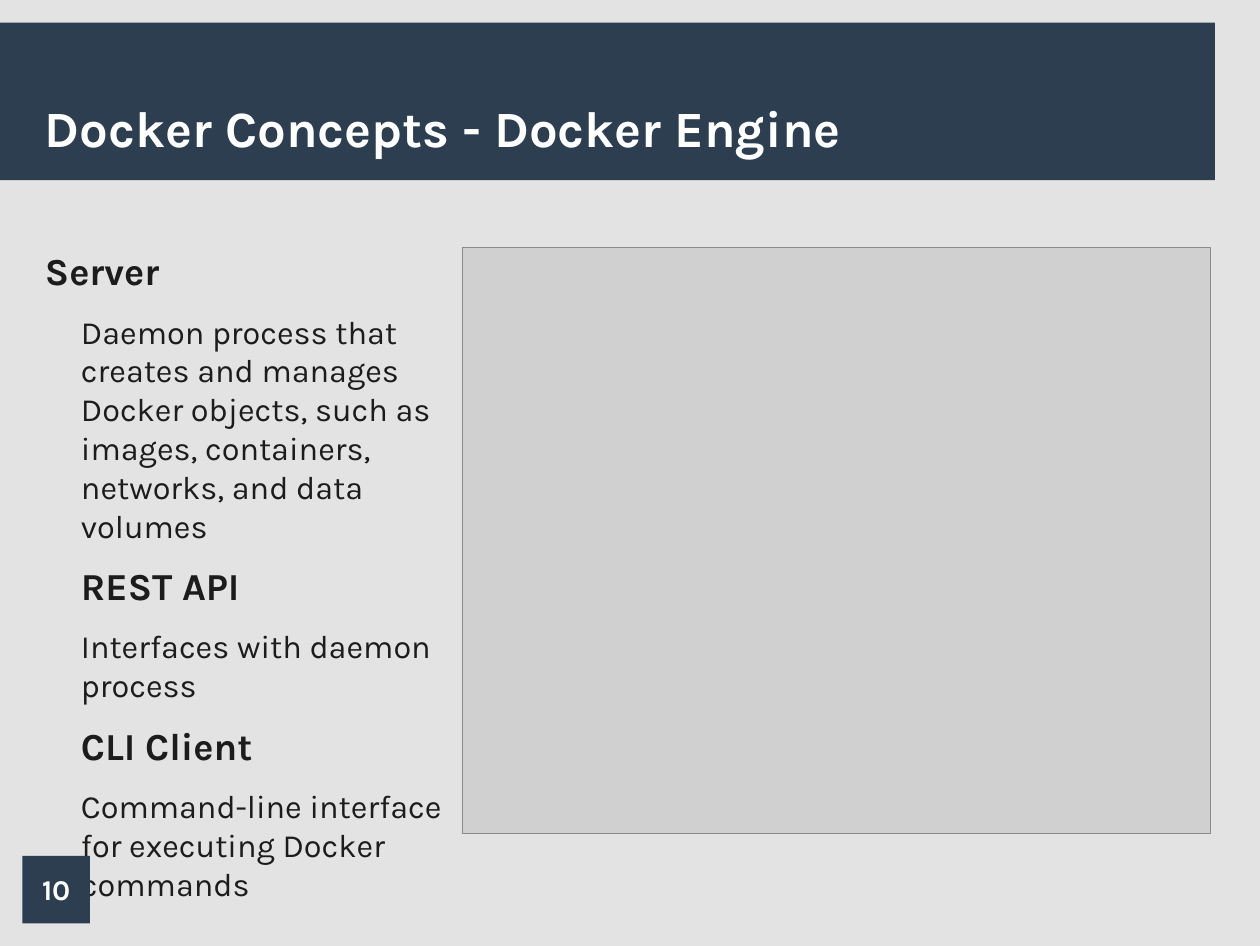
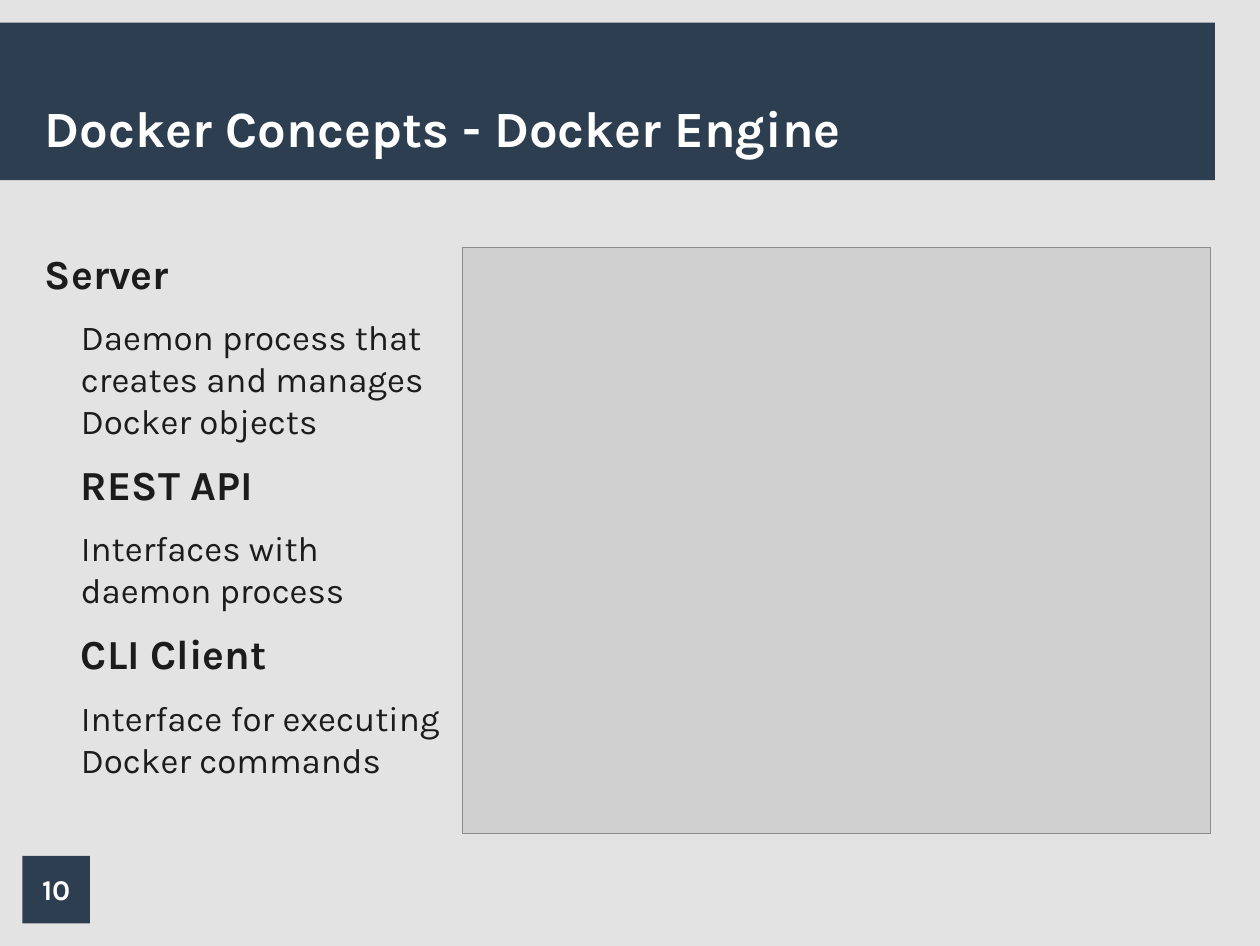
Before and after one commit to mjsmith1028/docker-presentation, a slide deck: slide 10 of powerpoint/docker_pres.odp. Drawn at 1260x946 pixels with LibreOffice and Linux fonts; fonts in the diff are those of the drawing; grey boxes stand for pictures; background and template pictures are left out. Boxes give left, top, right and bottom in pixels: in the first picture for what was removed or moved away, otherwise in the second. Text is boxed around its words. In the diff, an @@ line names an element or a change of style, - is before the commit and + after.

```diff
--- a/powerpoint/docker_pres.odp
+++ b/powerpoint/docker_pres.odp
@@ text at (x1=45, y1=261, x2=345, y2=670): size 24.1 to 26 pt in "Server", "REST API", "CLI Client"; size 20.4 to 22 pt in "Interfaces with daemon process" @@
@@ text at (x1=81, y1=326, x2=423, y2=443): text changed; size 20.4 to 22 pt @@
-  Daemon process that creates and manages Docker objects, such as images, containers, networks, and data volumes
+  Daemon process that creates and manages Docker objects
@@ text at (x1=81, y1=707, x2=440, y2=774): text changed; size 20.4 to 22 pt @@
-  Command-line interface for executing Docker commands
+  Interface for executing Docker commands
```
Also in this commit, not shown: 8 other slides changed, 1 other file.
